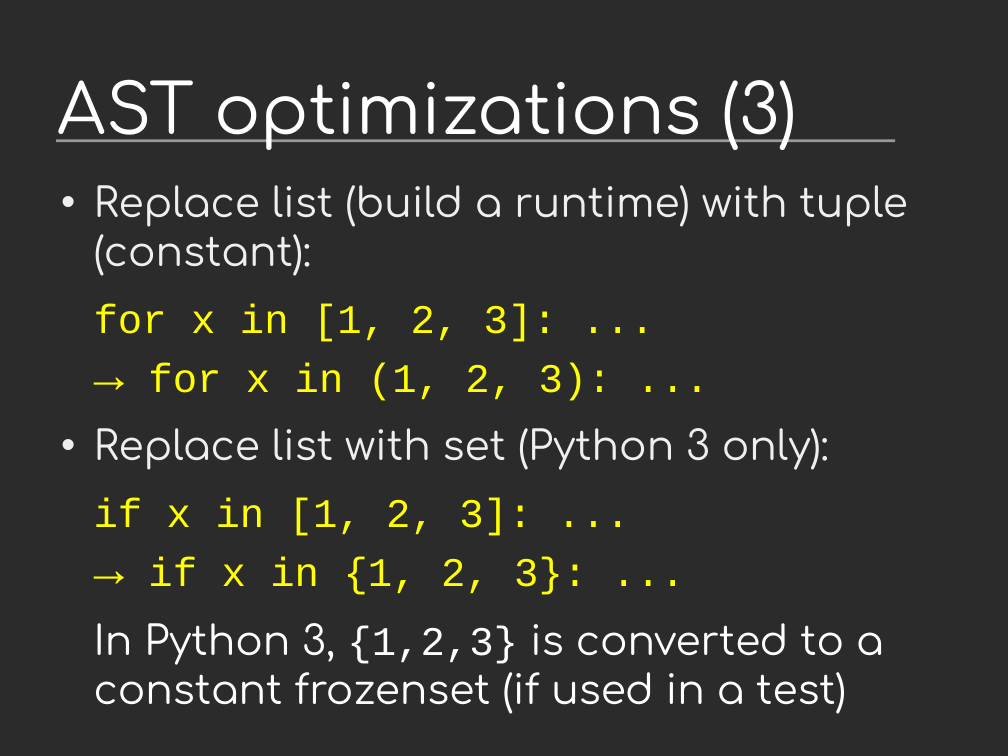
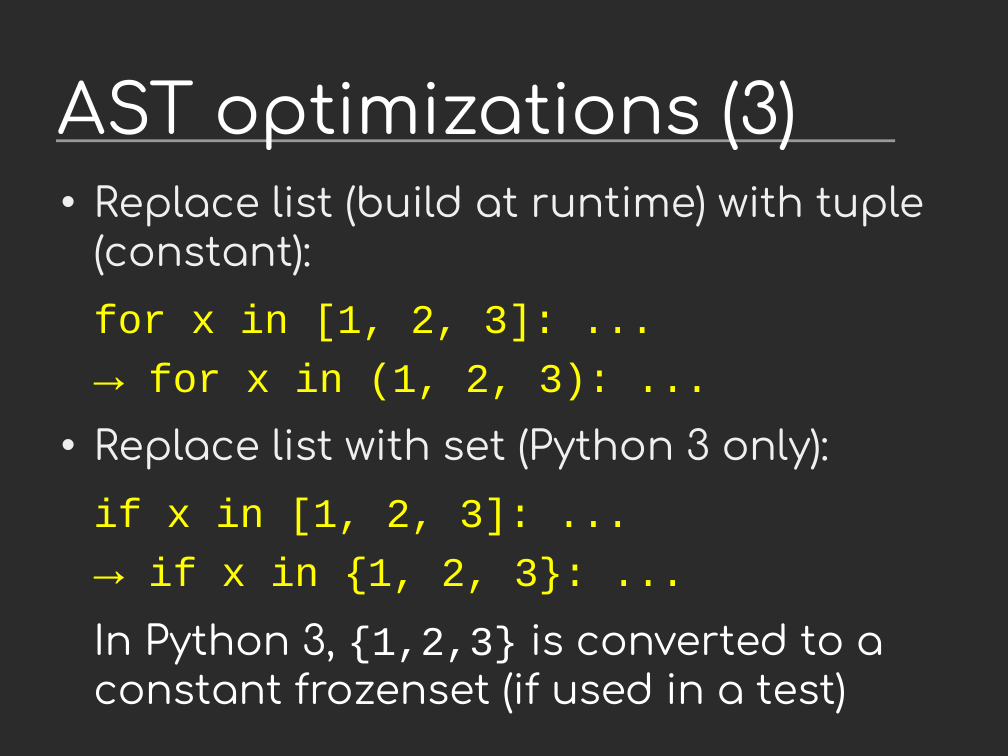
Before and after one commit to vstinner/talks, a slide deck: slide 13 of 2013-FOSDEM/faster_cpython.odp. Drawn at 1008x756 pixels with LibreOffice and Linux fonts; fonts in the diff are those of the drawing; background and template pictures are left out; a plain dark background stands for a picture behind light text. Boxes give left, top, right and bottom in pixels: in the first picture for what was removed or moved away, otherwise in the second. Text is boxed around its words. In the diff, an @@ line names an element or a change of style, - is before the commit and + after.

```diff
--- a/2013-FOSDEM/faster_cpython.odp
+++ b/2013-FOSDEM/faster_cpython.odp
@@ text at <box>94,185,924,275</box>: text changed @@
-• Replace list (build a runtime) with tuple (constant):
+• Replace list (build at runtime) with tuple (constant):
```
Also in this commit, not shown: 16 other slides changed, 2 other files.
